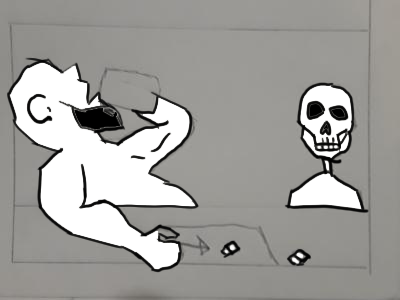
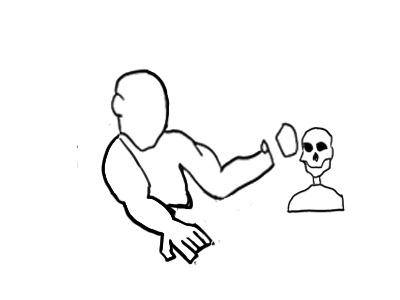
Comparing the layer stacks of the two 400x300 images. Changes:
hid "Layer 12", painted on it over <box>6,56,369,273</box>
removed layer "20180312_134339" over <box>0,0,400,300</box>
added layer "Layer 7 copy 4" above "Layer 7 copy 3" over <box>72,68,345,265</box>
added layer "Layer 7 copy 3" above "Layer 7 copy 2" over <box>72,68,345,266</box>
